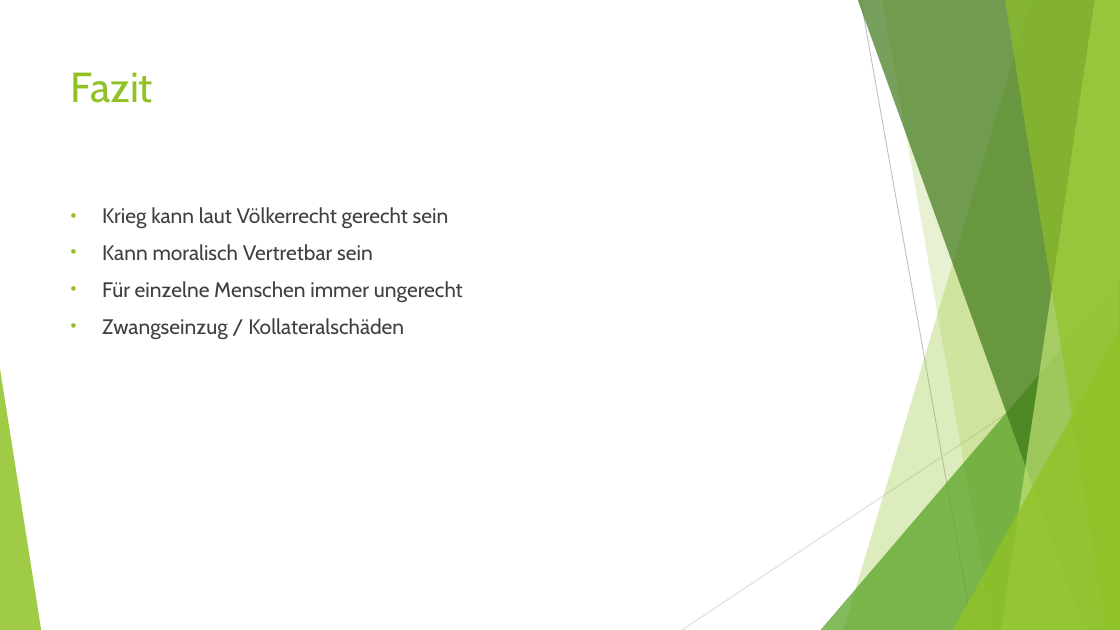
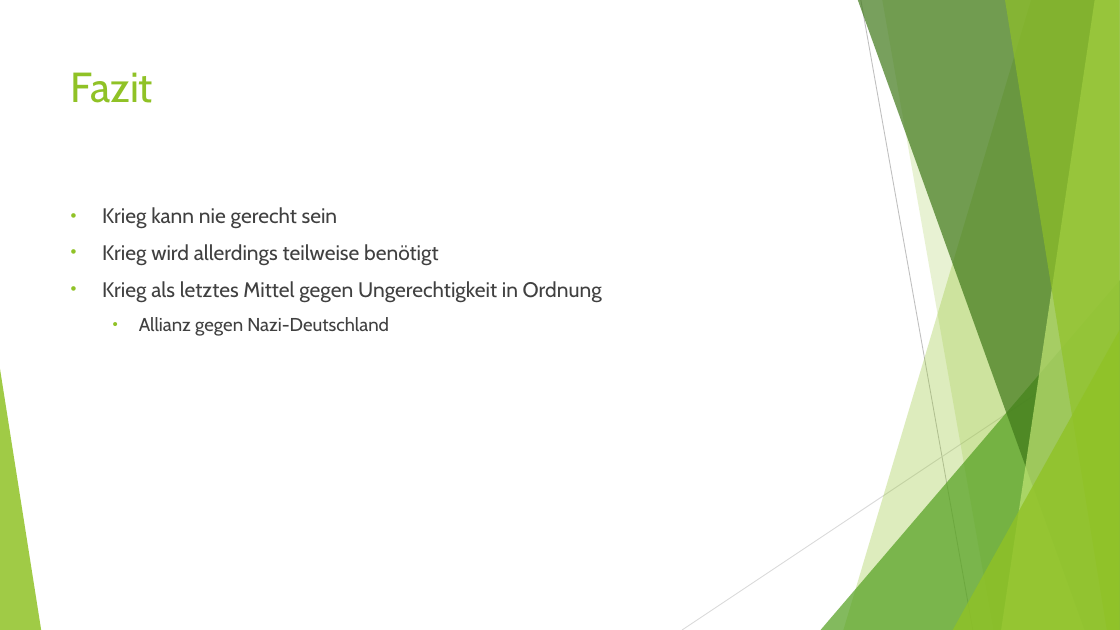
Before and after one commit to DominikEisele/gerechter_Krieg, a slide deck: slide 9 of gerechter_krieg_ethik.pptx. Drawn at 1120x630 pixels with LibreOffice and Linux fonts; fonts in the diff are those of the drawing. Boxes give left, top, right and bottom in pixels: in the first picture for what was removed or moved away, otherwise in the second. Text is boxed around its words. In the diff, an @@ line names an element or a change of style, - is before the commit and + after.

```diff
--- a/gerechter_krieg_ethik.pptx
+++ b/gerechter_krieg_ethik.pptx
@@ text at (102,207,602,336): text changed @@
-• Krieg kann laut Völkerrecht gerecht sein
-• Kann moralisch Vertretbar sein
-• Für einzelne Menschen immer ungerecht
-• Zwangseinzug / Kollateralschäden
+• Krieg kann nie gerecht sein
+• Krieg wird allerdings teilweise benötigt
+• Krieg als letztes Mittel gegen Ungerechtigkeit in Ordnung
+  • Allianz gegen Nazi-Deutschland
```
Also in this commit, not shown: 1 other slide changed.
